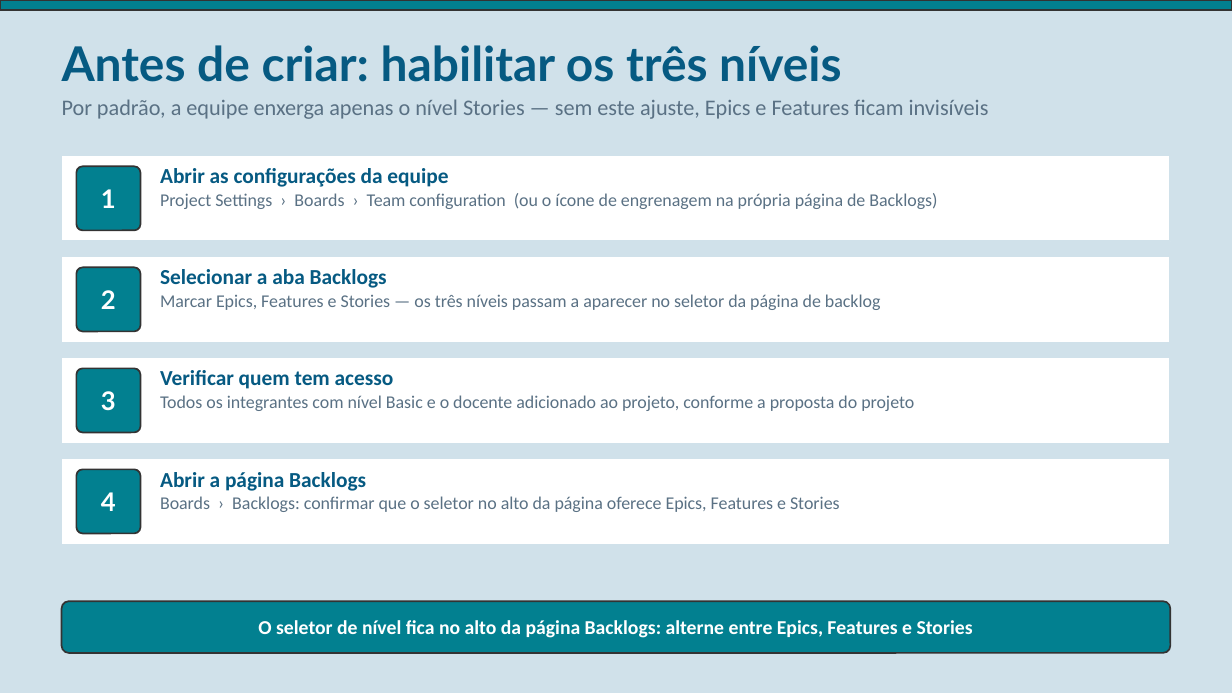
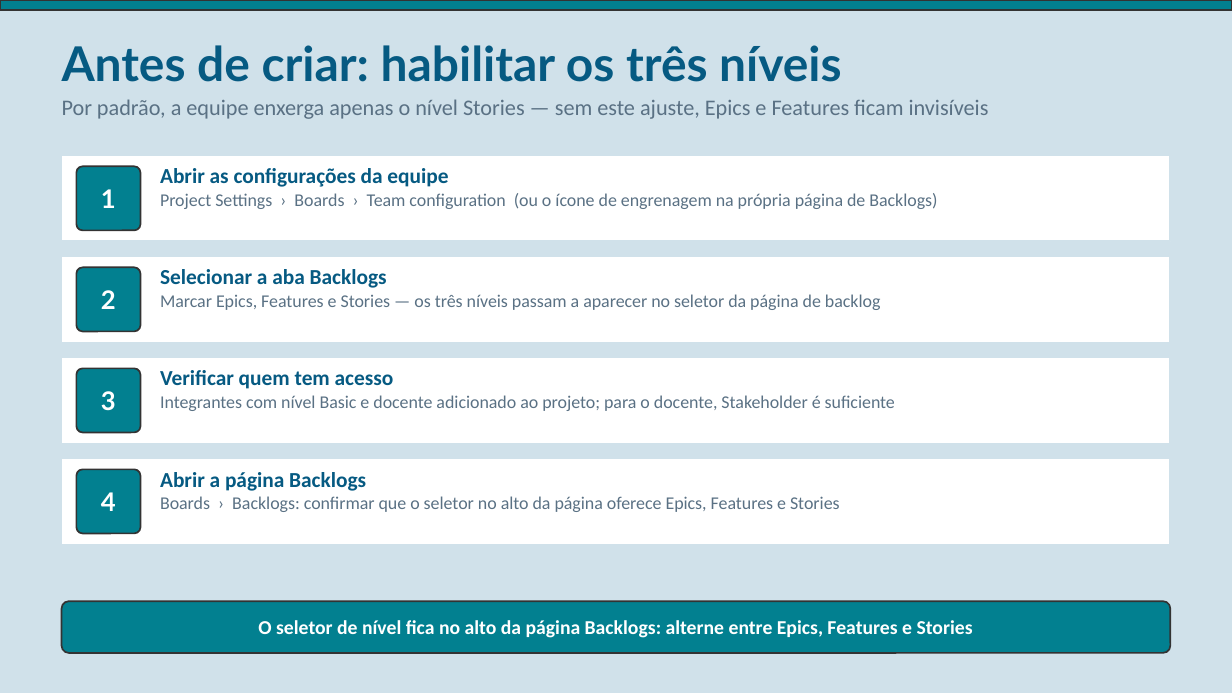
Before and after one commit to EngenhariaSoftwareAtual/atividade-requisitos-connexa, a slide deck: slide 32 of Azure_Boards_Product_Backlog.pptx. Drawn at 1232x693 pixels with LibreOffice and Linux fonts; fonts in the diff are those of the drawing. Boxes give left, top, right and bottom in pixels: in the first picture for what was removed or moved away, otherwise in the second. Text is boxed around its words. In the diff, an @@ line names an element or a change of style, - is before the commit and + after.

```diff
--- a/Azure_Boards_Product_Backlog.pptx
+++ b/Azure_Boards_Product_Backlog.pptx
@@ text at (160, 395, 895, 411): text changed @@
-Todos os integrantes com nível Basic e o docente adicionado ao projeto, conforme a proposta do projeto
+Integrantes com nível Basic e docente adicionado ao projeto; para o docente, Stakeholder é suficiente
```
Also in this commit, not shown: 8 other slides changed, 4 other files.
